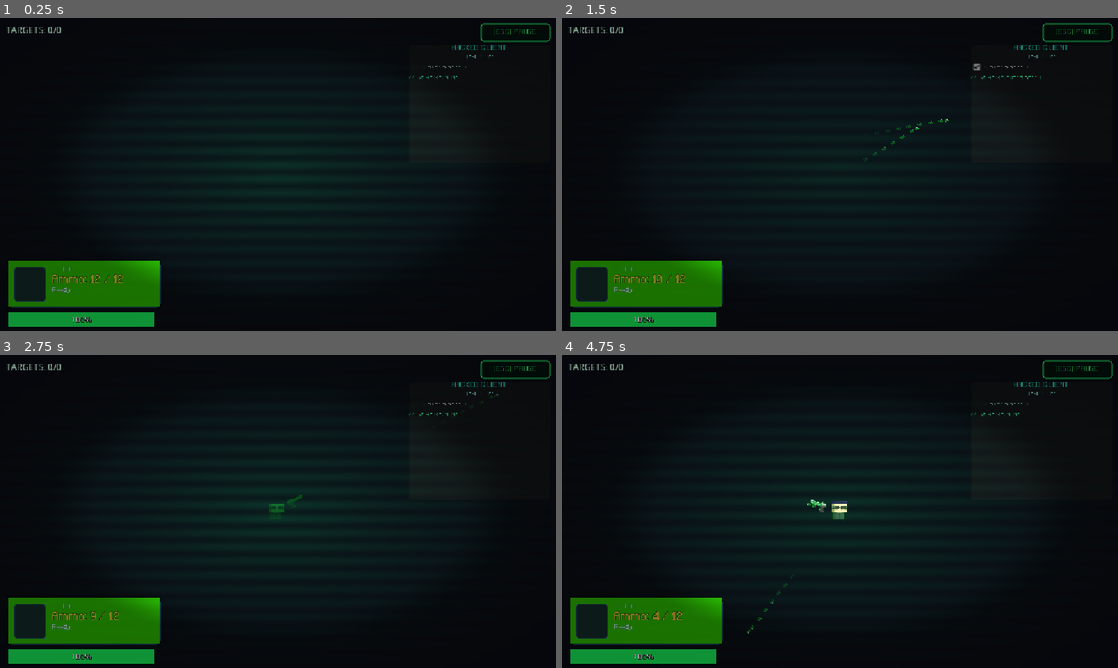
Above: before the commit, frames 1-4 (two rows, left to right).
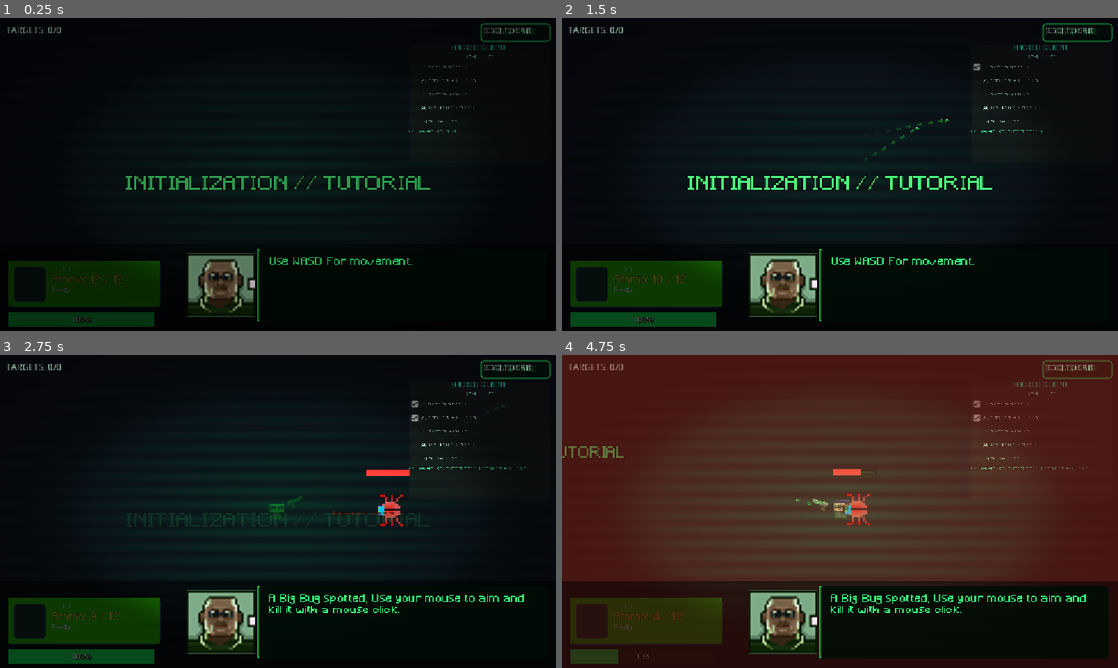
Above: after the commit, the same moments.

Repository: vision-for-change/rules-broken-v2
Game: Godot game, scene res://tutorial.tscn
The game is run twice, just before and just after one commit, with the same random seed, the same clock (stepped at 60 frames per second) and the same inputs. This scene is started directly instead of the project's main scene.
Inputs (mouse positions are in pixels of both pictures, inside the frame that each line leads up to):
- Up to frame 1 (0.25 s): no input
- Up to frame 2 (1.5 s): tap Enter (ui_accept) at 0.5, 0.77 s; move the mouse to (962, 158) at 0.52 s; hold Right (move_right) 0.53-1.25 s; tap Space (dash) at 0.6 s; click (962, 158) at 0.67 s; click "[1] SUPER SPEED" at 1.25 s
- Up to frame 3 (2.75 s): click "[1] SUPER SPEED" (after the commit: "[2] FASTER BULLETS") at 2 s
- Up to frame 4 (4.75 s): drag from (728, 527) to (1062, 392) at 2.77 s; move the mouse to (895, 442) at 3.52 s; hold Right (move_right) 3.53-4.25 s; hold Tab (inspect) 3.53-4.25 s; click (895, 442) at 3.67 s; tap Space (dash) at 3.8 s; drag from (812, 574) to (673, 464) at 4.27 s

The runs differ from the first frame. In frame 1, 8.4% of the frame differs, in the area x 1-99%, y 2-99%; in frame 2, 8.5%; in frame 3, 8.2%; in frame 4, 88%, in the area x 0-100%, y 0-100%.
Error before the commit: Parse Error: Cannot find member "SCROLL_FOLLOW_BOTTOM" in base "RichTextLabel". (res://scenes/levels/TutorialLevel.gd:105)

Commit message:
Some more fixing of tutorial

Diff:
--- a/scenes/levels/TutorialLevel.gd
+++ b/scenes/levels/TutorialLevel.gd
@@ -42,85 +42,94 @@
 	# Listen for events
 	EventBus.action_approved.connect(_on_action_approved)
 	EventBus.enemy_defeated.connect(_on_enemy_defeated_tutorial)
-	# Connect to a way to detect hack toggle (HUD might not emit one, but we can check Player state)
 
 func get_stage_number() -> int:
 	return 5 # Unlock all hacks for trial
 
 func _setup_tutorial_ui() -> void:
 	_tutorial_canvas = CanvasLayer.new()
-	_tutorial_canvas.layer = 50
+	_tutorial_canvas.layer = 100 # High layer
 	add_child(_tutorial_canvas)
 
+	# Main instruction label (legacy, kept invisible but used for state)
 	_instr_label = Label.new()
-	_instr_label.set_anchors_preset(Control.PRESET_BOTTOM_WIDE)
-	_instr_label.offset_top = -140
-	_instr_label.horizontal_alignment = HORIZONTAL_ALIGNMENT_CENTER
-	_instr_label.vertical_alignment = VERTICAL_ALIGNMENT_CENTER
-	_instr_label.add_theme_font_override("font", preload("res://Minecraft.ttf"))
-	_instr_label.add_theme_font_size_override("font_size", 22)
-	_instr_label.add_theme_color_override("font_color", Color(0.4, 1.0, 0.6))
-	_instr_label.add_theme_color_override("outline_color", Color.BLACK)
-	_instr_label.add_theme_constant_override("outline_size", 2)
-
+	_instr_label.visible = false
+	_tutorial_canvas.add_child(_instr_label)
+
+	# Background dim for the bottom area
 	var bg = ColorRect.new()
 	bg.set_anchors_preset(Control.PRESET_BOTTOM_WIDE)
-	bg.offset_top = -160
-	bg.color = Color(0, 0, 0, 0.75)
+	bg.offset_top = -180
+	bg.color = Color(0, 0, 0, 0.5)
 	_tutorial_canvas.add_child(bg)
-	_tutorial_canvas.add_child(_instr_label)
-
-	# Morpheus UI: picture on the left, textbox on the right (anchored bottom)
-	var morpheus_tex := load("res://assets/addmorpheus.png")
+
+	# Morpheus UI Container - Anchored to Bottom Right
 	var morpheus_container := HBoxContainer.new()
 	morpheus_container.name = "MorpheusContainer"
-	morpheus_container.set_anchors_preset(Control.PRESET_BOTTOM_WIDE)
-	morpheus_container.offset_left = 20
-	morpheus_container.offset_top = -140
-	morpheus_container.custom_minimum_size = Vector2(520, 96)
-	morpheus_container.z_index = 60
-	morpheus_container.visible = true
-
-	# Portrait on the left (Control node for consistent UI)
+	morpheus_container.set_anchors_preset(Control.PRESET_BOTTOM_RIGHT)
+	morpheus_container.offset_left = -800
+	morpheus_container.offset_top = -170
+	morpheus_container.offset_right = -20
+	morpheus_container.offset_bottom = -20
+	morpheus_container.alignment = BoxContainer.ALIGNMENT_END
+	_tutorial_canvas.add_child(morpheus_container)
+
+	# Portrait
 	var morpheus_texrect := TextureRect.new()
 	morpheus_texrect.name = "MorpheusSprite"
-	if morpheus_tex != null:
+	var morpheus_tex := load("res://assets/addmorpheus.png")
+	if morpheus_tex:
 		morpheus_texrect.texture = morpheus_tex
-	morpheus_texrect.custom_minimum_size = Vector2(96, 96)
+	morpheus_texrect.custom_minimum_size = Vector2(140, 140)
 	morpheus_texrect.stretch_mode = TextureRect.STRETCH_KEEP_ASPECT_CENTERED
+	morpheus_texrect.expand_mode = TextureRect.EXPAND_IGNORE_SIZE
 	morpheus_container.add_child(morpheus_texrect)
 
-	# Text box panel to the right
+	# Text Box with Enhanced Style
 	var morpheus_box := PanelContainer.new()
 	morpheus_box.name = "MorpheusTextBox"
-	morpheus_box.custom_minimum_size = Vector2(420, 96)
-	morpheus_box.modulate = Color(0, 0, 0, 0.8)
-	morpheus_box.visible = true
-	morpheus_box.z_index = 65
+	morpheus_box.custom_minimum_size = Vector2(600, 140)
+
+	var box_style = StyleBoxFlat.new()
+	box_style.bg_color = Color(0, 0.05, 0.02, 0.85)
+	box_style.border_width_left = 4
+	box_style.border_color = Color(0.1, 1.0, 0.4, 0.8)
+	box_style.set_corner_radius_all(4)
+	morpheus_box.add_theme_stylebox_override("panel", box_style)
+	morpheus_container.add_child(morpheus_box)
+
+	var margin = MarginContainer.new()
+	margin.add_theme_constant_override("margin_left", 20)
+	margin.add_theme_constant_override("margin_top", 15)
+	margin.add_theme_constant_override("margin_right", 15)
+	margin.add_theme_constant_override("margin_bottom", 15)
+	morpheus_box.add_child(margin)
 
 	var morpheus_label := RichTextLabel.new()
 	morpheus_label.name = "MorpheusLabel"
-	morpheus_label.custom_minimum_size = Vector2(400, 80)
-	morpheus_label.bbcode_enabled = false
-	morpheus_label.scroll_follow = RichTextLabel.SCROLL_FOLLOW_BOTTOM
-	morpheus_label.add_theme_font_override("font", preload("res://Minecraft.ttf"))
-	morpheus_label.add_theme_font_size_override("font_size", 16)
-	morpheus_label.add_theme_color_override("default_color", Color(0.8, 1.0, 0.6))
+	morpheus_label.bbcode_enabled = true
+	morpheus_label.add_theme_font_override("normal_font", preload("res://Minecraft.ttf"))
+	morpheus_label.add_theme_font_size_override("normal_font_size", 24)
+	morpheus_label.add_theme_color_override("default_color", Color(0.2, 1.0, 0.5))
 	morpheus_label.text = ""
-	morpheus_box.add_child(morpheus_label)
-
-	morpheus_container.add_child(morpheus_box)
-	_tutorial_canvas.add_child(morpheus_container)
+	margin.add_child(morpheus_label)
 
 	var esc_hint = Label.new()
-	esc_hint.text = "[ESC] TO EXIT TO MAIN MENU"
+	esc_hint.text = "[ESC] TO EXIT"
 	esc_hint.set_anchors_preset(Control.PRESET_TOP_RIGHT)
-	esc_hint.offset_left = -250
+	esc_hint.offset_left = -150
 	esc_hint.offset_top = 20
 	esc_hint.add_theme_font_override("font", preload("res://Minecraft.ttf"))
 	esc_hint.add_theme_font_size_override("font_size", 14)
-	esc_hint.add_theme_color_override("font_color", Color(0.7, 0.7, 0.7, 0.8))
+	esc_hint.add_theme_color_override("font_color", Color(1, 1, 1, 0.6))
 	_tutorial_canvas.add_child(esc_hint)
+
+func _set_instruction(text: String) -> void:
+	_instr_label.text = text
+	var label = _tutorial_canvas.find_child("MorpheusLabel", true, false)
+	if label:
+		label.clear()
+		label.append_text(text)
 
 func _start_stage(stage: Stage) -> void:
 	_current_stage = stage
@@ -128,53 +137,46 @@
 
 	match stage:
 		Stage.MOVEMENT:
-			_instr_label.text = "WELCOME, AGENT.\nUSE [WASD] TO MOVE. [SHIFT] TO DASH."
+			_set_instruction("Use WASD For movement.")
 			EventBus.log("SYSTEM: Awaiting movement signature...", "info")
 
 		Stage.BUG_COMBAT:
-			_instr_label.text = "THREAT DETECTED: BUG.\nAIM WITH [MOUSE] AND [CLICK] TO ELIMINATE."
+			_set_instruction("A Big Bug spotted, Use your mouse to aim and kill it with a mouse click.")
 			var bug = BUG_SCENE.instantiate()
 			bug.position = $Player.position + Vector2(250, 0)
 			bug.set("entity_id", "tutorial_bug")
+			if bug.has_method("set_scale"): bug.call("set_scale", Vector2(2, 2))
+			elif "scale" in bug: bug.scale = Vector2(2, 2)
 			add_child(bug)
 			_stage_nodes.append(bug)
 
 		Stage.SNAKE_COMBAT:
-			_instr_label.text = "Morpheus: THREAT DETECTED: SNAKE (BULLET IMMUNE).\nUSE [SHIFT-DASH] AT HIGH SPEED TO DESTROY IT."
-			# Ensure Morpheus portrait is visible
-			if _tutorial_canvas.has_node("MorpheusSprite"):
-				_tutorial_canvas.get_node("MorpheusSprite").visible = true
+			_set_instruction("A new enemy snake spotted. Use speed+dash to kill it.")
 			var snake = SNAKE_SCENE.instantiate()
-			# Place snake closer so a dash can reach it reliably in the tutorial
-			snake.position = $Player.position + Vector2(120, 0)
+			snake.position = $Player.position + Vector2(200, 0)
 			snake.set("entity_id", "tutorial_snake")
-			snake.set("segment_count", 6)
+			snake.set("segment_count", 5)
 			add_child(snake)
 			_stage_nodes.append(snake)
-			# Give the player super speed so the dash can kill the snake (matches real game requirement)
+
 			var players = get_tree().get_nodes_in_group("player")
 			if not players.is_empty():
 				var player = players[0]
-				if player != null and player.has_method("set_hacked_client_modes"):
-					player.call("set_hacked_client_modes", true, false, false, false, false, false)
+				# Enable super speed automatically for this part so dash-kill works
+				player.call("set_hacked_client_modes", true, false, false, false, false, false)
 
 		Stage.HACK_MENU:
-			_instr_label.text = "SYSTEM ACCESS GRANTED.\nPRESS [TAB] TO OPEN HACKS. TRY ENABLING ONE."
+			_set_instruction("Use tabs for hack, try one of the hack and see how it is used.")
 			EventBus.log("HACKING INTERFACE ONLINE", "exploit")
-			# Start a loop to check if player toggled any hack
+			# Reset hacks so they have to try one
+			var players = get_tree().get_nodes_in_group("player")
+			if not players.is_empty():
+				players[0].call("set_hacked_client_modes", false, false, false, false, false, false)
 			_check_for_hack_trial()
 
 		Stage.DONE:
-			_instr_label.text = "CERTIFICATION COMPLETE."
+			_set_instruction("CERTIFICATION COMPLETE.")
 			_show_advanced_completion_ui()
-
-	# Mirror the bottom instruction into the Morpheus textbox so the portrait "speaks"
-	if _tutorial_canvas.has_node("MorpheusContainer"):
-		var container = _tutorial_canvas.get_node("MorpheusContainer")
-		var label = container.get_node("MorpheusTextBox").get_node("MorpheusLabel")
-		container.visible = true
-		# Strip speaker prefix if present
-		label.text = _instr_label.text.replace("Morpheus: ", "")
 
 func _check_for_hack_trial() -> void:
 	var player = get_tree().get_first_node_in_group("player")
@@ -188,14 +190,16 @@
 			break
 
 	if any_hack_active:
-		await get_tree().create_timer(2.0).timeout
+		# Wait a small bit so they see the effect
+		await get_tree().create_timer(1.0).timeout
 		_start_stage(Stage.DONE)
 	else:
-		get_tree().create_timer(0.5).timeout.connect(_check_for_hack_trial)
+		get_tree().create_timer(0.3).timeout.connect(_check_for_hack_trial)
 
 func _on_action_approved(action: Dictionary) -> void:
 	if _current_stage == Stage.MOVEMENT and action["type"] == ActionBus.MOVE:
-		get_tree().create_timer(2.0).timeout.connect(func():
+		# Short delay after first move
+		get_tree().create_timer(1.5).timeout.connect(func():
 			if _current_stage == Stage.MOVEMENT: _start_stage(Stage.BUG_COMBAT)
 		)
 
@@ -208,7 +212,12 @@
 func _show_advanced_completion_ui() -> void:
 	if _completion_popup: return
 
-	# Advanced UI construction
+	# Dim the rest of the screen
+	var overlay = ColorRect.new()
+	overlay.set_anchors_preset(Control.PRESET_FULL_RECT)
+	overlay.color = Color(0, 0, 0, 0.6)
+	_tutorial_canvas.add_child(overlay)
+
 	_completion_popup = PanelContainer.new()
 	_completion_popup.set_anchors_preset(Control.PRESET_CENTER)
 	_completion_popup.grow_horizontal = Control.GROW_DIRECTION_BOTH
@@ -217,110 +226,54 @@
 	_tutorial_canvas.add_child(_completion_popup)
 
 	var style = StyleBoxFlat.new()
-	style.bg_color = Color(0.05, 0.08, 0.1, 0.95)
-	style.border_width_left = 3
-	style.border_width_right = 3
-	style.border_width_top = 3
-	style.border_width_bottom = 3
-	style.border_color = Color(0.2, 1.0, 0.5, 0.8)
-	style.set_corner_radius_all(12)
-	style.shadow_size = 20
-	style.shadow_color = Color(0, 1, 0.2, 0.15)
+	style.bg_color = Color(0, 0.1, 0.05, 0.95)
+	style.border_width_all = 3
+	style.border_color = Color(0.2, 1.0, 0.5)
+	style.set_corner_radius_all(10)
 	_completion_popup.add_theme_stylebox_override("panel", style)
 
 	var margin = MarginContainer.new()
-	margin.add_theme_constant_override("margin_left", 30)
-	margin.add_theme_constant_override("margin_right", 30)
-	margin.add_theme_constant_override("margin_top", 30)
-	margin.add_theme_constant_override("margin_bottom", 30)
+	margin.add_theme_constant_override("margin_all", 30)
 	_completion_popup.add_child(margin)
 
 	var vbox = VBoxContainer.new()
-	vbox.add_theme_constant_override("separation", 25)
+	vbox.alignment = BoxContainer.ALIGNMENT_CENTER
+	vbox.add_theme_constant_override("separation", 20)
 	margin.add_child(vbox)
 
 	var title = Label.new()
 	title.text = "TUTORIAL // COMPLETE"
 	title.horizontal_alignment = HORIZONTAL_ALIGNMENT_CENTER
 	title.add_theme_font_override("font", preload("res://Minecraft.ttf"))
-	title.add_theme_font_size_override("font_size", 32)
+	title.add_theme_font_size_override("font_size", 36)
 	title.add_theme_color_override("font_color", Color(0.3, 1.0, 0.6))
 	vbox.add_child(title)
 
 	var desc = Label.new()
-	desc.text = "System initialized. Agent certified for field operations.\n\nWould you like to repeat the training\nor proceed to the mainframe?"
+	desc.text = "System initialized. Agent certified for field operations.\n\nReady to enter the Mainframe?"
 	desc.horizontal_alignment = HORIZONTAL_ALIGNMENT_CENTER
 	desc.autowrap_mode = TextServer.AUTOWRAP_WORD
 	desc.add_theme_font_override("font", preload("res://Minecraft.ttf"))
-	desc.add_theme_font_size_override("font_size", 16)
-	desc.add_theme_color_override("font_color", Color(0.8, 0.9, 0.85))
+	desc.add_theme_font_size_override("font_size", 18)
 	vbox.add_child(desc)
 
-	var hbox = HBoxContainer.new()
-	hbox.alignment = BoxContainer.ALIGNMENT_CENTER
-	hbox.add_theme_constant_override("separation", 40)
-	vbox.add_child(hbox)
-
-	var redo_btn = Button.new()
-	redo_btn.text = " REDO TUTORIAL "
-	_style_advanced_button(redo_btn, Color(0.4, 0.8, 1.0))
-	redo_btn.pressed.connect(_on_redo_pressed)
-	hbox.add_child(redo_btn)
-
 	var menu_btn = Button.new()
-	menu_btn.text = " MAIN MENU "
-	_style_advanced_button(menu_btn, Color(0.2, 1.0, 0.5))
-	menu_btn.pressed.connect(_on_menu_pressed)
-	hbox.add_child(menu_btn)
-
-	# Intro animation for popup
-	_completion_popup.modulate.a = 0
-	_completion_popup.scale = Vector2(0.9, 0.9)
+	menu_btn.text = " PROCEED TO MAIN MENU "
+	menu_btn.custom_minimum_size = Vector2(250, 50)
+	menu_btn.add_theme_font_override("font", preload("res://Minecraft.ttf"))
+	menu_btn.add_theme_font_size_override("font_size", 20)
+	menu_btn.pressed.connect(func(): ScreenFX.transition_to_scene("res://scenes/ui/MainMenu.tscn"))
+	vbox.add_child(menu_btn)
+
+	# Simple animation
+	_completion_popup.scale = Vector2(0.8, 0.8)
 	_completion_popup.pivot_offset = Vector2(250, 150)
-	var t = create_tween()
-	t.set_pause_mode(Tween.TWEEN_PAUSE_PROCESS)
-	t.tween_property(_completion_popup, "modulate:a", 1.0, 0.5)
-	t.parallel().tween_property(_completion_popup, "scale", Vector2.ONE, 0.5).set_trans(Tween.TRANS_BACK).set_ease(Tween.EASE_OUT)
+	create_tween().tween_property(_completion_popup, "scale", Vector2.ONE, 0.4).set_trans(Tween.TRANS_BACK)
 
 	AudioManager.play_sfx("dragon-studio-cinematic-boom")
-
-func _style_advanced_button(btn: Button, color: Color) -> void:
-	btn.add_theme_font_override("font", preload("res://Minecraft.ttf"))
-	btn.add_theme_font_size_override("font_size", 18)
-	btn.add_theme_color_override("font_color", color)
-
-	var sb_normal = StyleBoxFlat.new()
-	sb_normal.bg_color = Color(0,0,0,0.4)
-	sb_normal.border_width_left = 2
-	sb_normal.border_width_right = 2
-	sb_normal.border_width_top = 2
-	sb_normal.border_width_bottom = 2
-	sb_normal.border_color = color
-	sb_normal.set_corner_radius_all(6)
-	sb_normal.content_margin_left = 15
-	sb_normal.content_margin_right = 15
-
-	var sb_hover = sb_normal.duplicate()
-	sb_hover.bg_color = color * Color(1,1,1,0.2)
-	sb_hover.border_color = Color.WHITE
-
-	btn.add_theme_stylebox_override("normal", sb_normal)
-	btn.add_theme_stylebox_override("hover", sb_hover)
-	btn.add_theme_stylebox_override("pressed", sb_normal)
-	btn.focus_mode = Control.FOCUS_NONE
-
-func _on_redo_pressed() -> void:
-	ScreenFX.transition_to_scene("res://tutorial.tscn")
-
-func _on_menu_pressed() -> void:
-	ScreenFX.transition_to_scene("res://scenes/ui/MainMenu.tscn")
 
 func _clear_stage_nodes() -> void:
 	for n in _stage_nodes:
 		if is_instance_valid(n):
 			n.queue_free()
 	_stage_nodes.clear()
-
-func _on_level_complete() -> void:
-	# Standard completion (if exit portal used)
-	_start_stage(Stage.DONE)
